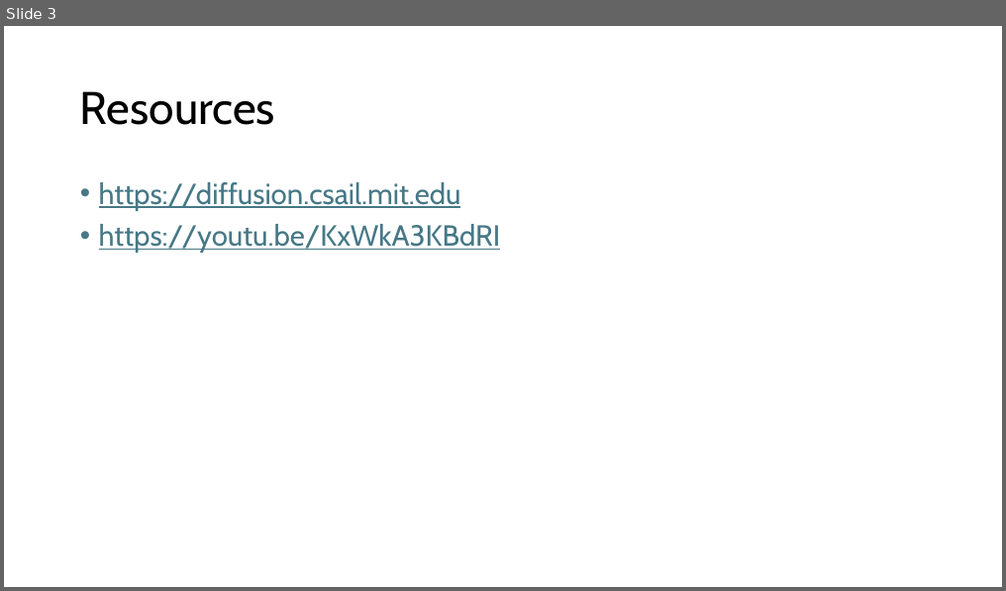
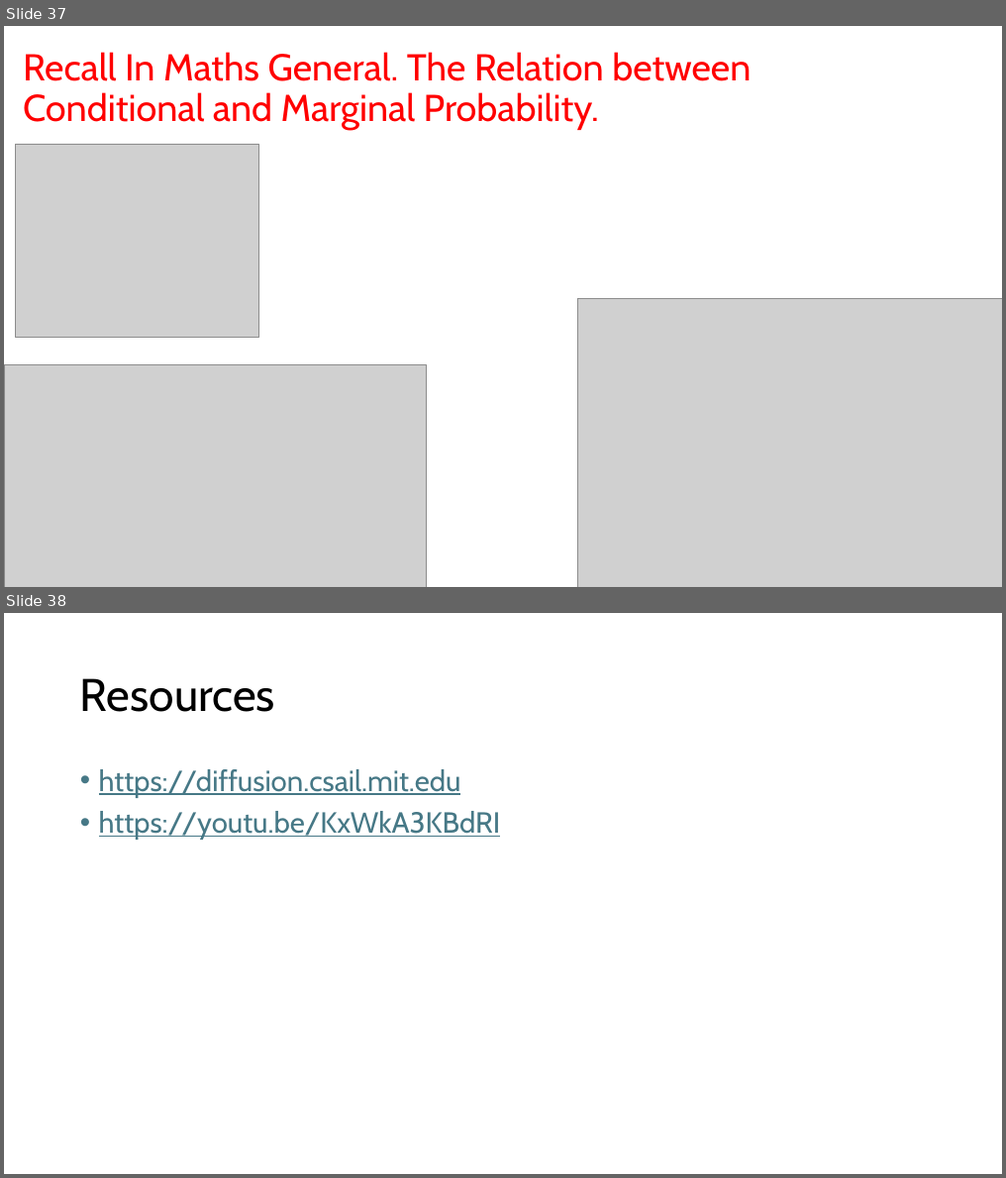
Before and after one commit to SOKOUDJOU-LEOPOLD/Learning-Flow-Matching, a slide deck: Flow Matching.pptx. Shown one above the other, each under a label of ours: slide 3 before the commit, slides 37 and 38 after it. The pictures are 1006x591 and 1006x1178 pixels, drawn with LibreOffice and Linux fonts; fonts in the diff are those of the drawing; grey boxes stand for pictures. Boxes give left, top, right and bottom in pixels: in the first picture for what was removed or moved away, otherwise in the second. Text is boxed around its words. In the diff, an @@ line names an element or a change of style, - is before the commit and + after.

```diff
--- a/Flow Matching.pptx
+++ b/Flow Matching.pptx
@@ slide 37 added at [4, 26, 1002, 587], background #FFFFFF @@
@@ title added at [23, 52, 750, 130], 36 pt, text #FF0000 @@
+Recall In Maths General. The Relation between Conditional and Marginal Probability.
@@ picture added at [15, 144, 259, 338] @@
@@ picture added at [578, 299, 1002, 587] @@
@@ picture added at [4, 365, 426, 587] @@
@@ what was slide 3 is now slide 38 @@
```
Also in this commit, not shown: 1 slide changed, 34 other slides added, 3 other files.
